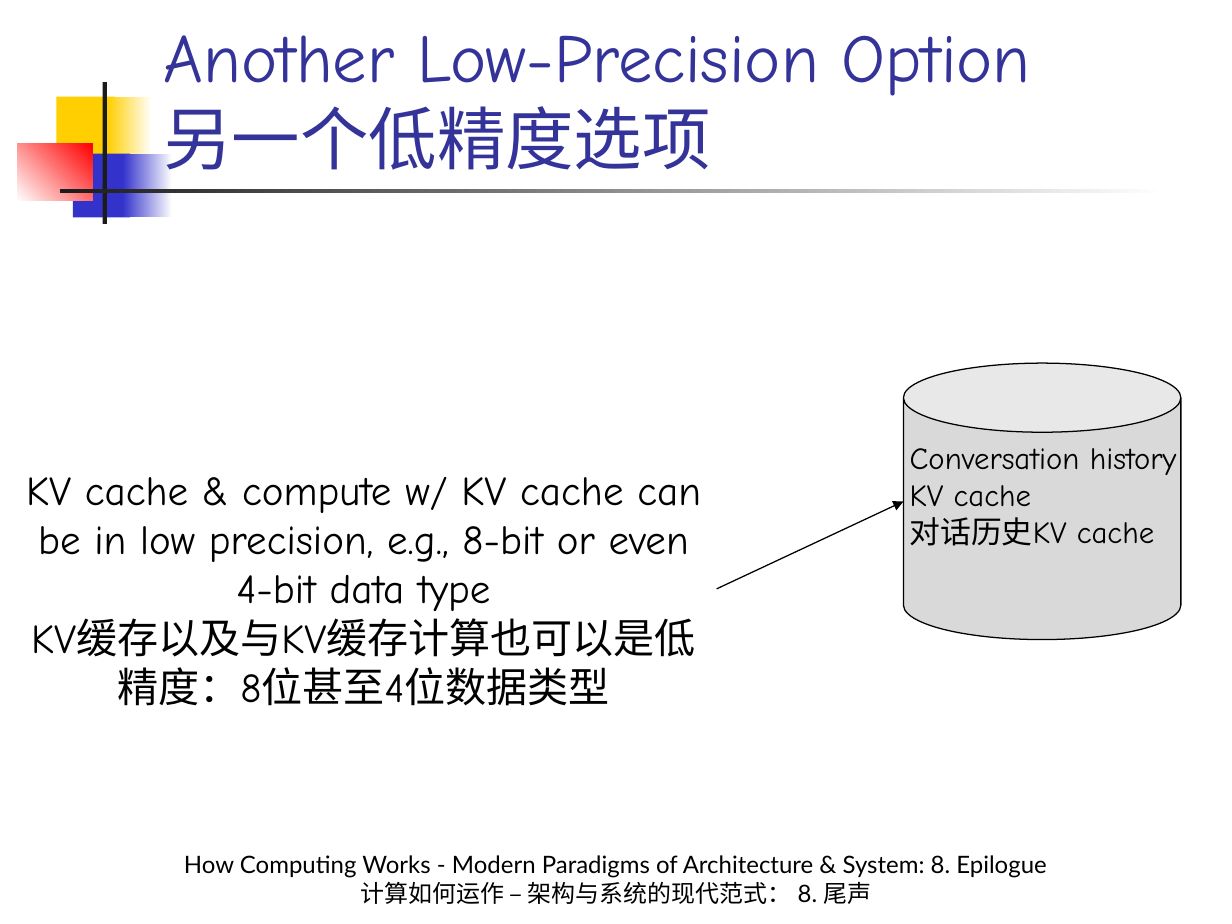
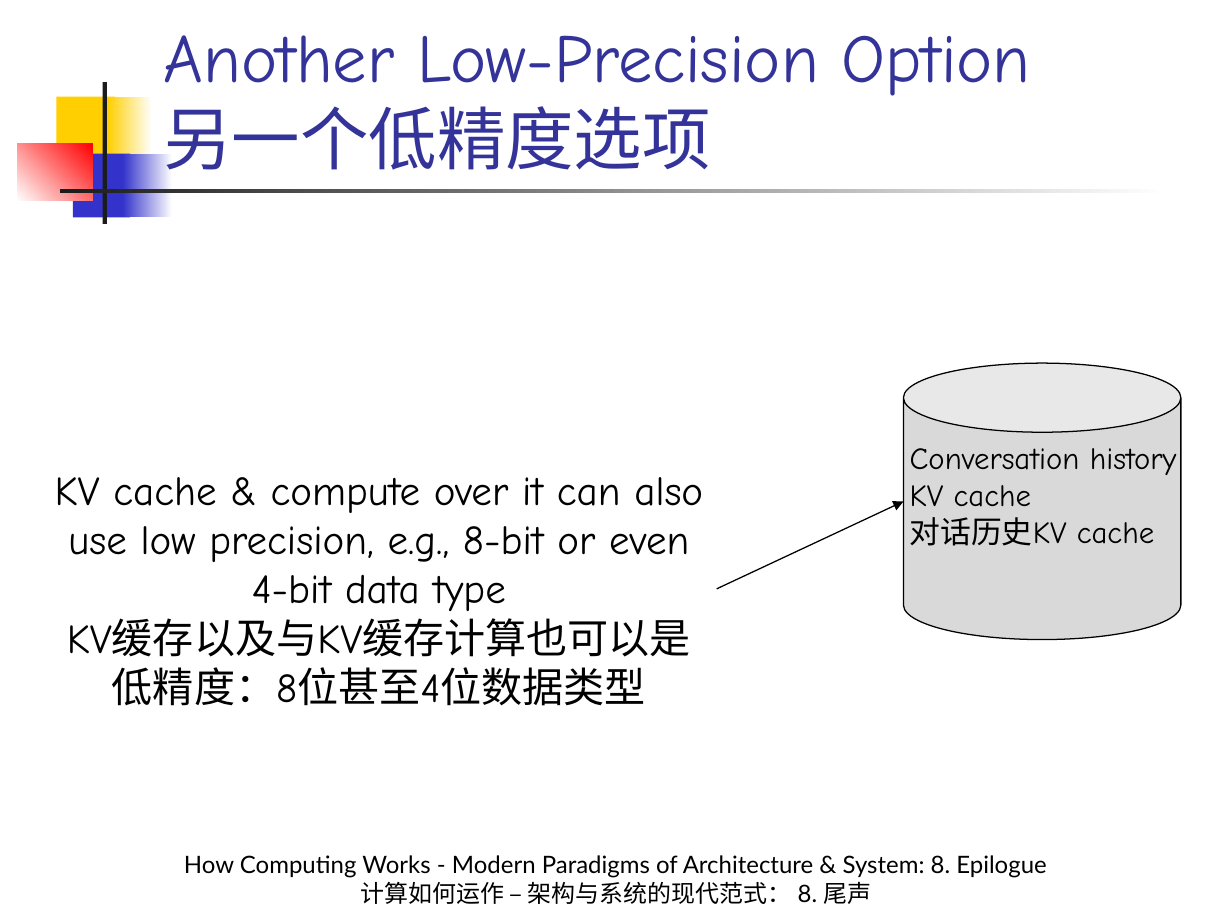
Before and after one commit to licongintel/courseMaterial, a slide deck: slide 32 of HCWMPA&S/Slides/8. Epilogue.pptx. Drawn at 1232x924 pixels with LibreOffice and Linux fonts; fonts in the diff are those of the drawing. Boxes give left, top, right and bottom in pixels: in the first picture for what was removed or moved away, otherwise in the second. Text is boxed around its words. In the diff, an @@ line names an element or a change of style, - is before the commit and + after.

Commit message:
Refine some wording in Sec. 8

```diff
--- a/HCWMPA&S/Slides/8. Epilogue.pptx
+++ b/HCWMPA&S/Slides/8. Epilogue.pptx
@@ text "KV cache & compute over ...": place and size @@
-text "KV cache & compute over ..." at (26, 477, 701, 706)
+text "KV cache & compute over ..." at (55, 477, 703, 706)
@@ text at (55, 477, 703, 611): text changed @@
-KV cache & compute w/ KV cache can be in low precision, e.g., 8-bit or even 4-bit data type
+KV cache & compute over it can also use low precision, e.g., 8-bit or even 4-bit data type
```
Also in this commit, not shown: 16 other slides changed.
